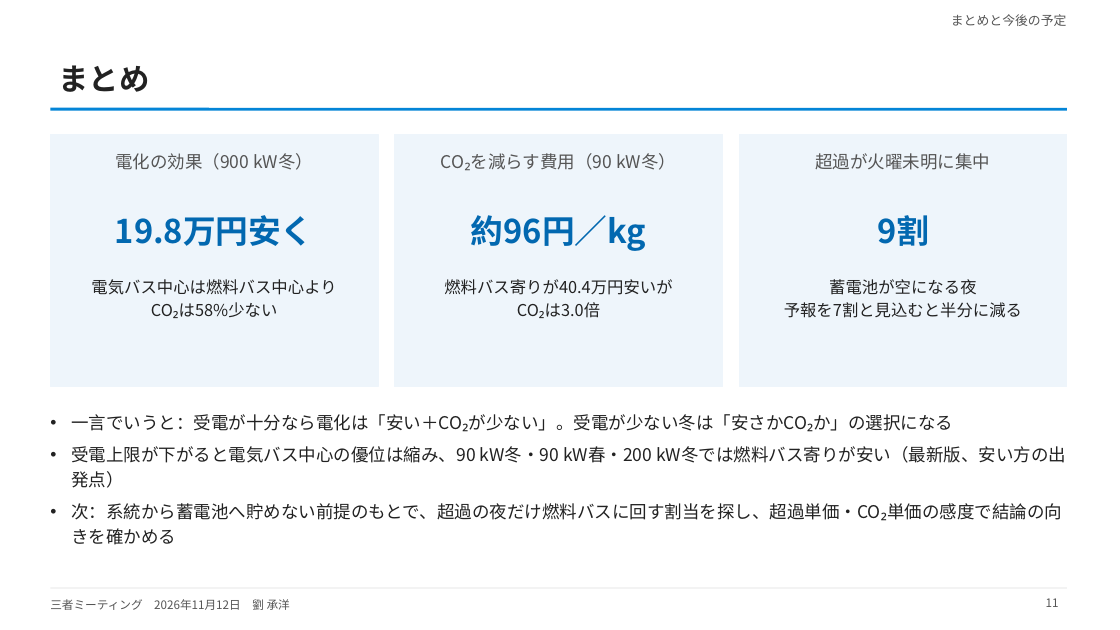
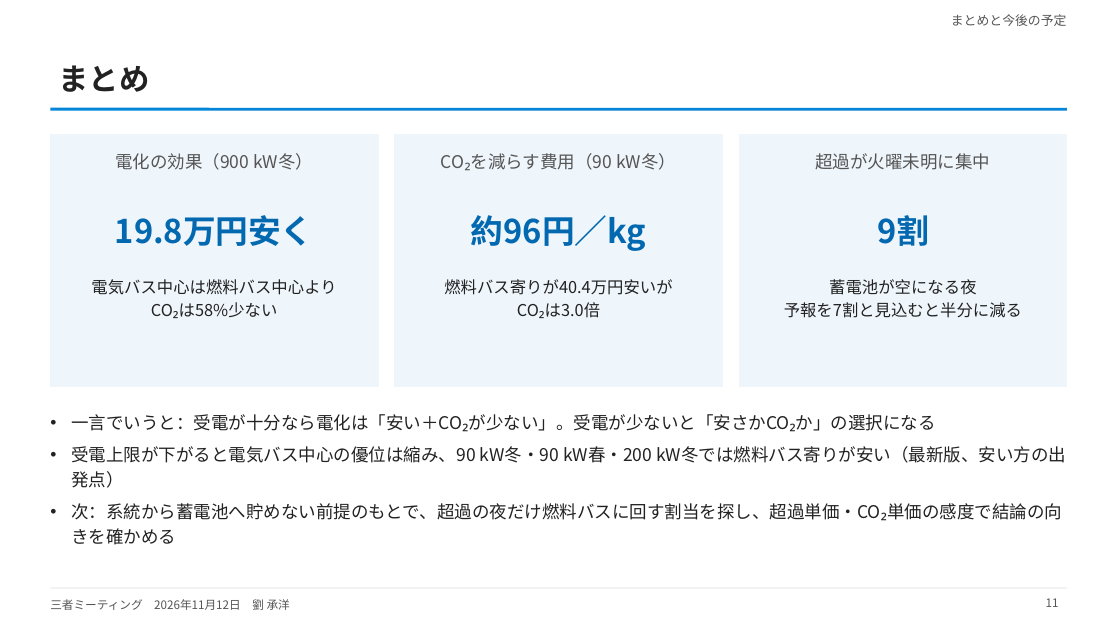
Before and after one commit to CYLIU2003/master-course, a slide deck: slide 11 of outcome/2026-11-12_three_party/three_party_20261112.pptx. Drawn at 1120x630 pixels with LibreOffice and Linux fonts; fonts in the diff are those of the drawing. Boxes give left, top, right and bottom in pixels: in the first picture for what was removed or moved away, otherwise in the second. Text is boxed around its words. In the diff, an @@ line names an element or a change of style, - is before the commit and + after.

```diff
--- a/outcome/2026-11-12_three_party/three_party_20261112.pptx
+++ b/outcome/2026-11-12_three_party/three_party_20261112.pptx
@@ text at (71,414,936,432): text changed @@
-• 一言でいうと：受電が十分なら電化は「安い＋CO₂が少ない」。受電が少ない冬は「安さかCO₂か」の選択になる
+• 一言でいうと：受電が十分なら電化は「安い＋CO₂が少ない」。受電が少ないと「安さかCO₂か」の選択になる
```
Also in this commit, not shown: 15 other slides changed, 3 other files.
